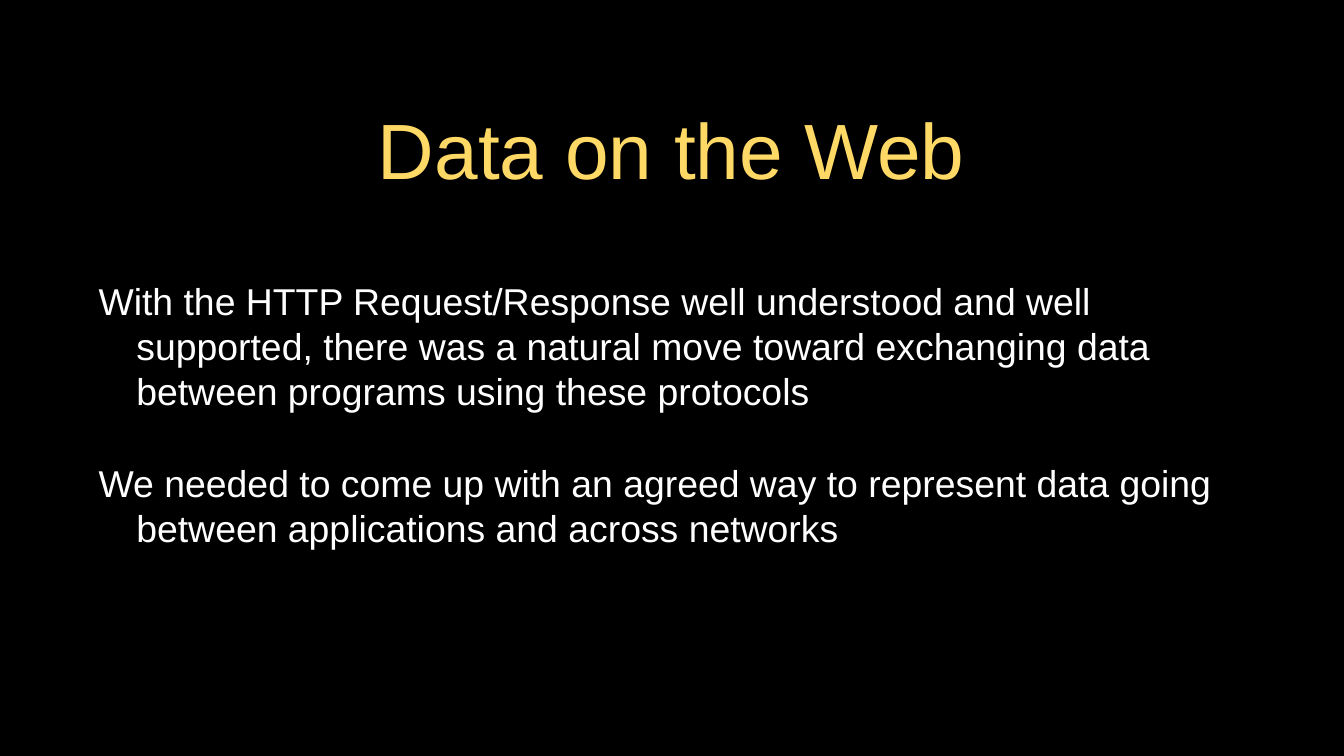
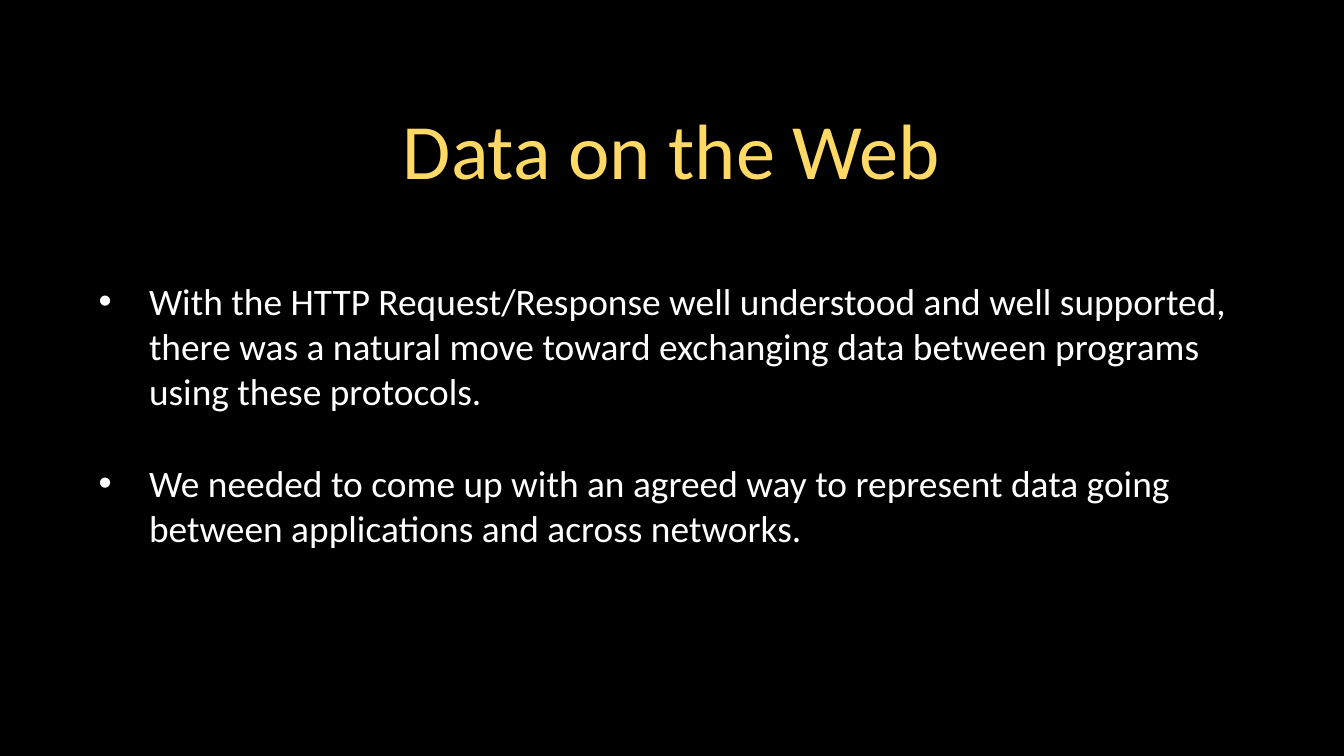
Before and after one commit to csev/wa4e, a slide deck: slide 3 of lectures/JS-04-JSON.ppt. Drawn at 1344x756 pixels with LibreOffice and Linux fonts; fonts in the diff are those of the drawing. Boxes give left, top, right and bottom in pixels: in the first picture for what was removed or moved away, otherwise in the second. Text is boxed around its words. In the diff, an @@ line names an element or a change of style, - is before the commit and + after.

```diff
--- a/lectures/JS-04-JSON.ppt
+++ b/lectures/JS-04-JSON.ppt
@@ title "Data on the Web" at (403, 124, 940, 180): font Arial to Calibri @@
@@ text at (149, 289, 1226, 548): text changed; font Arial to Calibri @@
-With the HTTP Request/Response well understood and well supported, there was a natural move toward exchanging data between programs using these protocols
-We needed to come up with an agreed way to represent data going between applications and across networks
+• With the HTTP Request/Response well understood and well supported, there was a natural move toward exchanging data between programs using these protocols.
+• We needed to come up with an agreed way to represent data going between applications and across networks.
```
Also in this commit, not shown: 18 other slides changed, 1 slide added, 1 slide removed, 4 other files.
